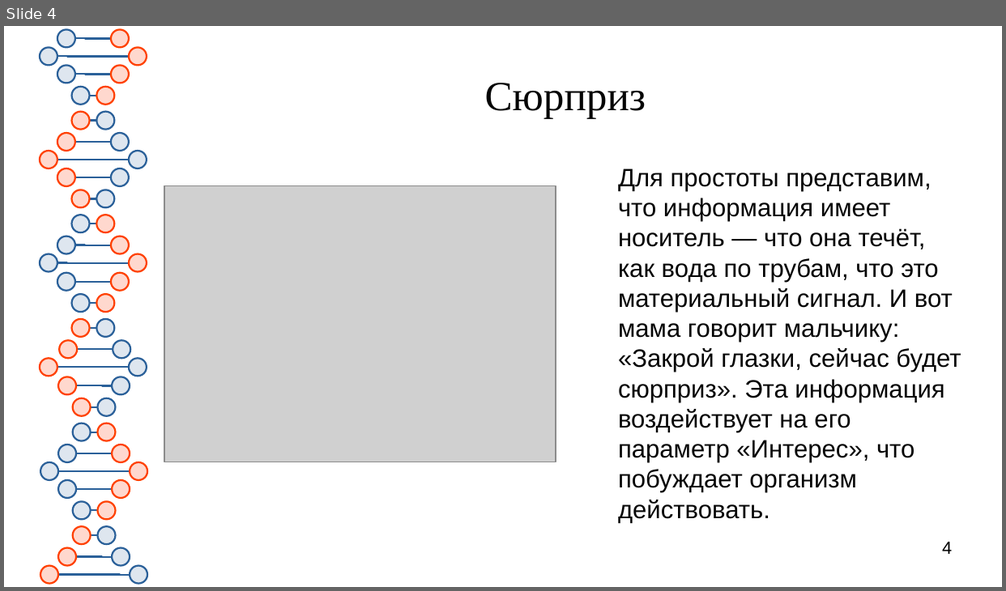
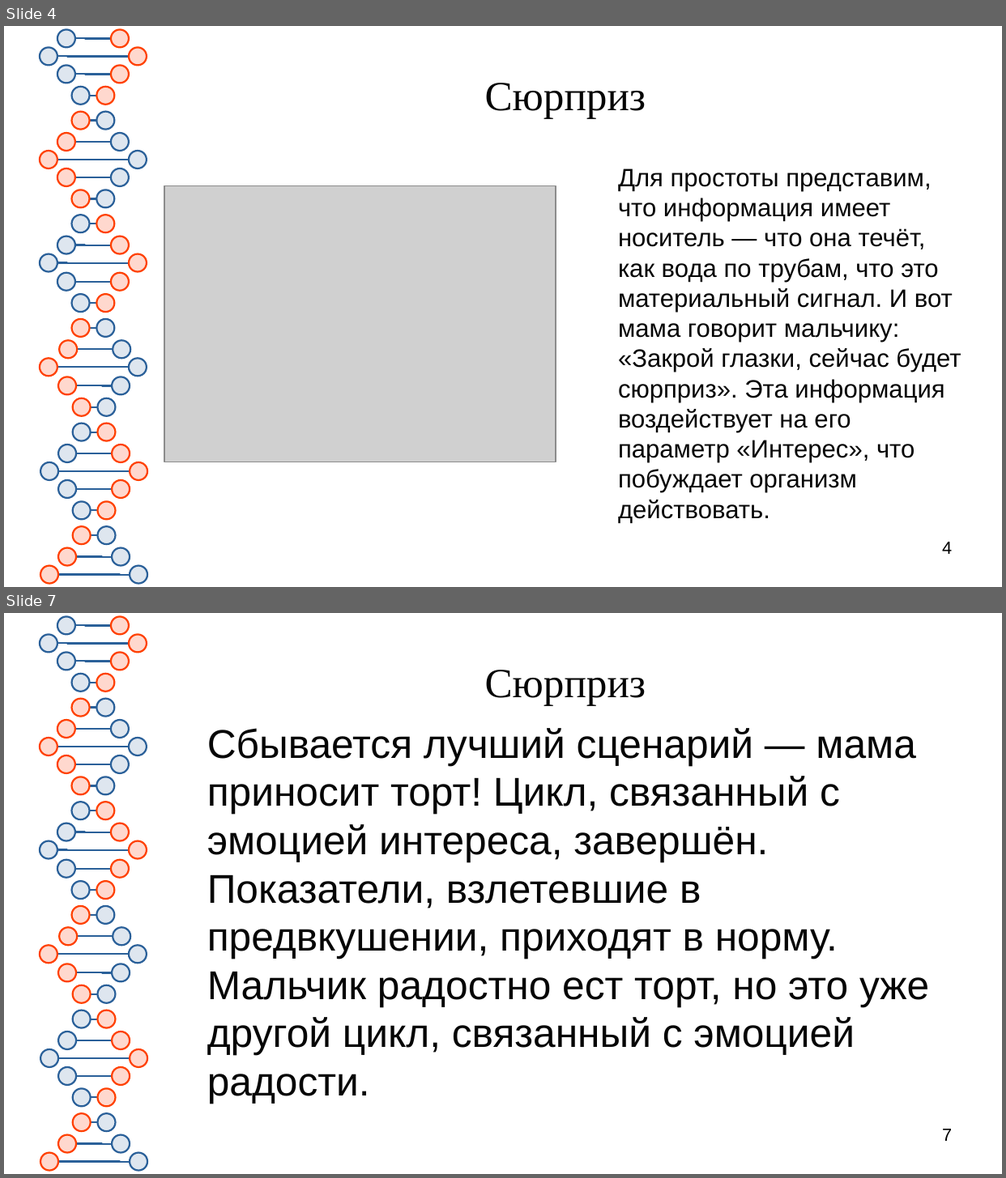
Before and after one commit to Chularev/articles, a slide deck: Psychology/5. Эмоциональный интеллект/Эмоциональный интеллект.odp. Shown one above the other, each under a label of ours: slide 4 before the commit, slides 4 and 7 after it; the slides between them are not shown. The pictures are 1006x591 and 1006x1178 pixels, drawn with LibreOffice and Linux fonts; fonts in the diff are those of the drawing; grey boxes stand for pictures. Boxes give left, top, right and bottom in pixels: in the first picture for what was removed or moved away, otherwise in the second. Text is boxed around its words. In the diff, an @@ line names an element or a change of style, - is before the commit and + after.

```diff
--- a/Psychology/5. Эмоциональный интеллект/Эмоциональный интеллект.odp
+++ b/Psychology/5. Эмоциональный интеллект/Эмоциональный интеллект.odp
@@ slide 7 added at [4, 613, 1002, 1174], background #FFFFFF; not listed: 81 template elements that a slide beside it also shows @@
@@ title added at [485, 670, 646, 705], 33 pt, text #050505 @@
+Сюрприз
@@ text added at [207, 728, 929, 1055], 32 pt, text #050505 @@
+Сбывается лучший сценарий — мама приносит торт! Цикл, связанный с эмоцией интереса, завершён. Показатели, взлетевшие в предвкушении, приходят в норму. Мальчик радостно ест торт, но это уже другой цикл, связанный с эмоцией радости.
@@ page number added at [942, 1129, 952, 1141], 14 pt, text #000000 @@
+7
```
Also in this commit, not shown: 1 slide changed, 2 other slides added.
